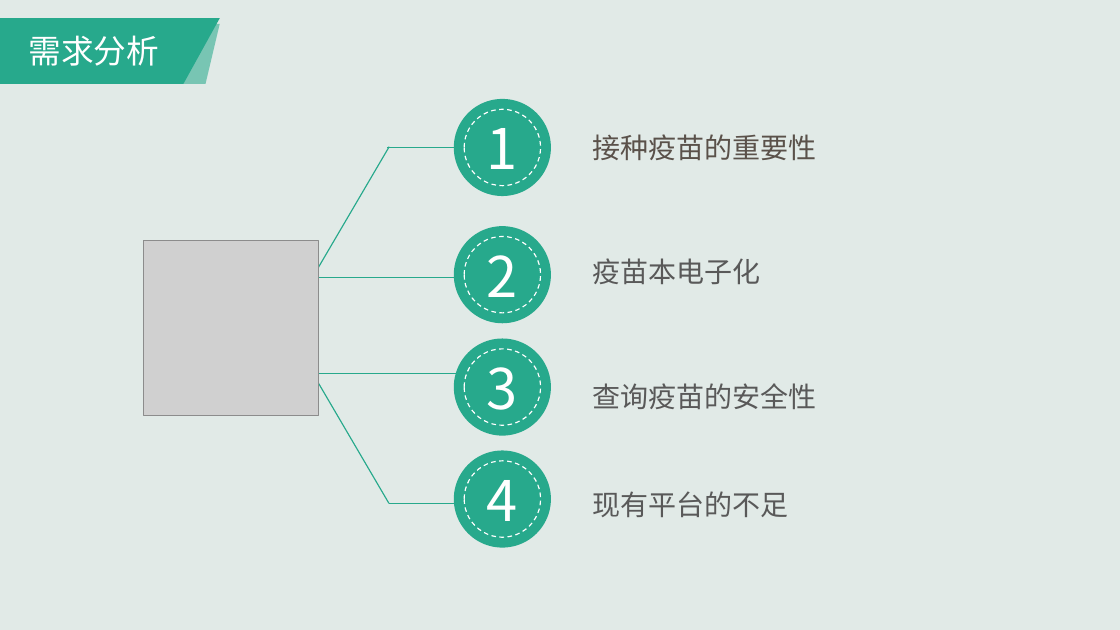
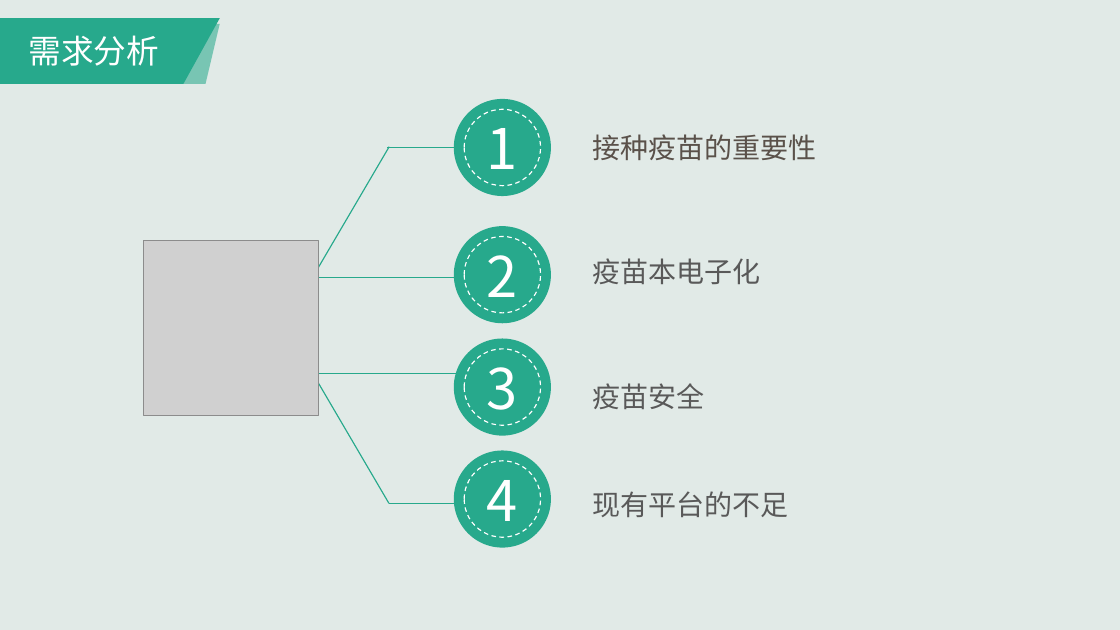
Before and after one commit to Super6-1/VACARE, a slide deck: slide 8 of VACARE产品发布会.pptx. Drawn at 1120x630 pixels with LibreOffice and Linux fonts; fonts in the diff are those of the drawing; grey boxes stand for pictures. Boxes give left, top, right and bottom in pixels: in the first picture for what was removed or moved away, otherwise in the second. Text is boxed around its words. In the diff, an @@ line names an element or a change of style, - is before the commit and + after.

```diff
--- a/VACARE产品发布会.pptx
+++ b/VACARE产品发布会.pptx
@@ text at <box>593,383,705,409</box>: text changed @@
-查询疫苗的安全性
+疫苗安全
```
Also in this commit, not shown: 8 other slides changed.
